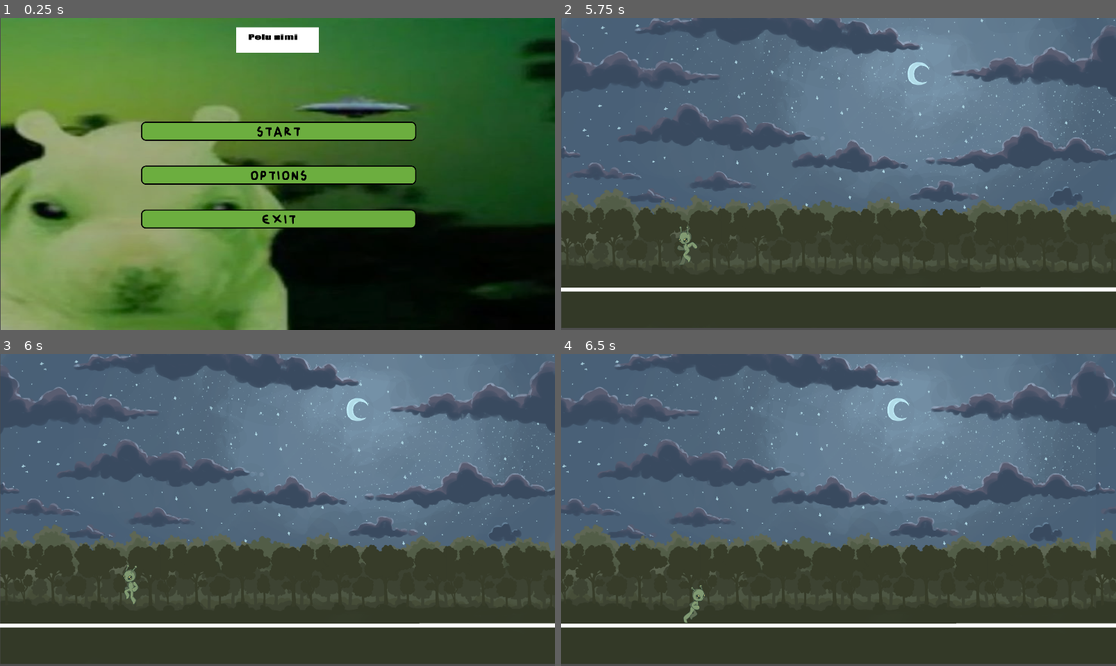
Above: before the commit, frames 1-4 (two rows, left to right).
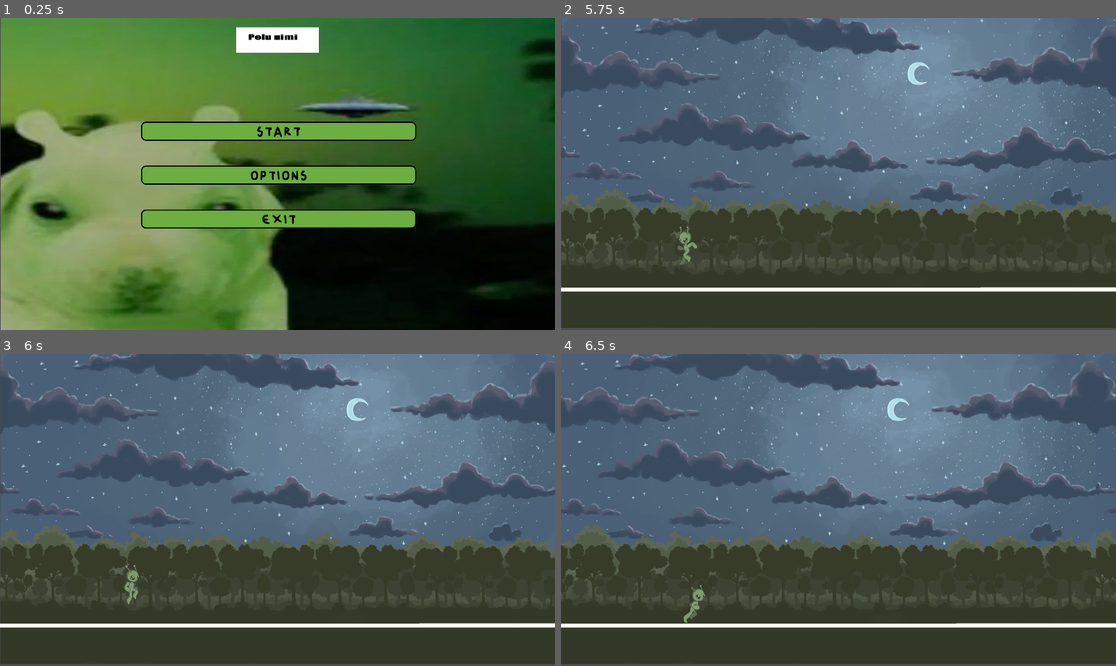
Above: after the commit, the same moments.

Repository: riotruija/EMMEMAA
Game: Godot game, scene res://scenes/main_menu.tscn
Two runs of this game, one before a commit and one after it. Both use one fixed random seed, a clock stepped at 60 frames per second and the inputs below. Sound files missing from this copy of the repository are replaced by a short silence.
Inputs:
- Up to frame 1 (0.25 s): no input
- Up to frame 2 (5.75 s): click "Start" at 0.5 s; tap Enter at 1.25 s; hold D (right) 1.28-2.78 s; tap Up (ui_up) at 1.52, 2.27, 3.77, 4.52, 5.27 s; hold A (left) 2.78-3.53 s; hold D (right) 3.53-5.03 s; hold A (left) from 5.03 s (still down)
- Up to frame 3 (6 s): release A (left) at 5.78 s; hold D (right) from 5.78 s (still down)
- Up to frame 4 (6.5 s): keep holding D (right)

Frames 1-2 are identical in both runs. In frame 3, 0.2% of the frame differs, in the area x 22-26%, y 67-81%; in frame 4, nothing differs.

Commit message:
jumping fix

Diff:
--- a/scripts/glorbert.gd
+++ b/scripts/glorbert.gd
@@ -24,21 +24,18 @@
 func _unhandled_key_input(event: InputEvent) -> void:
 	if event.is_action("left") and event.is_pressed():
 		hoiab_vasakule = true
-		#sprite.flip_h = true
-		#sprite.play("running")
+		sprite.flip_h = true
 
 	if event.is_action("left") and event.is_released():
 		hoiab_vasakule = false
-		#sprite.play("idle")
+
 
 	if event.is_action("right") and event.is_pressed():
 		hoiab_paremale = true
-		#sprite.flip_h = false
-		#sprite.play("running")
+		sprite.flip_h = false
 
 	if event.is_action("right") and event.is_released():
 		hoiab_paremale = false
-		#sprite.play("idle")
 
 func _physics_process(delta: float) -> void:
 	if not glorbert_keha.is_on_floor():
@@ -59,13 +56,12 @@
 
 		if glorbert_keha.velocity.y >= 0:
 			sprite.play("jumping")
+
 	else:
 		if glorbert_keha.velocity.x > 10:
 			sprite.play("running")
-			sprite.flip_h = false
 		elif glorbert_keha.velocity.x < -10:
 			sprite.play("running")
-			sprite.flip_h = true
 		else:
 			sprite.play("idle")
 
